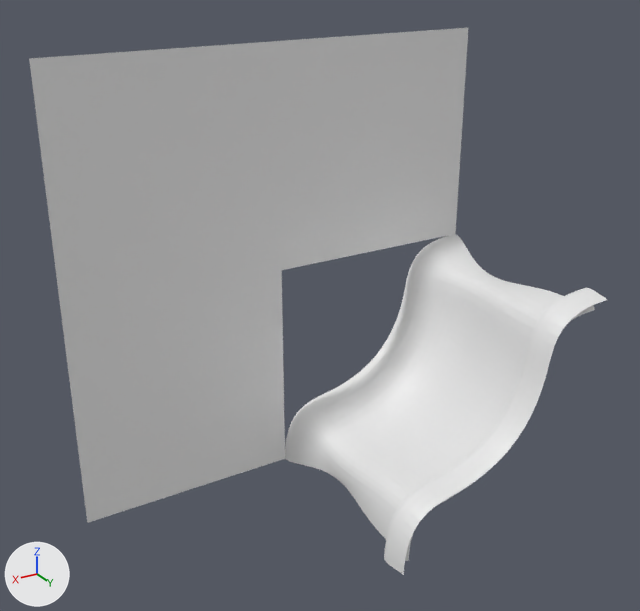
An edit to the OBJ model data/bmc/bmc_tiles/t_241.obj, drawn before and after from the same camera.
The view is the same before and after, from a camera (50 mm lens) standing at (0.892, 1.654, 0.718) and looking at (0.035, 0.227, 0.005). Lighting does not change. The marker at lower left points along +X, +Y and +Z. Where no turn or scale is listed for an object, it has been applied to the vertices.

In view in the first picture: 't_241'.
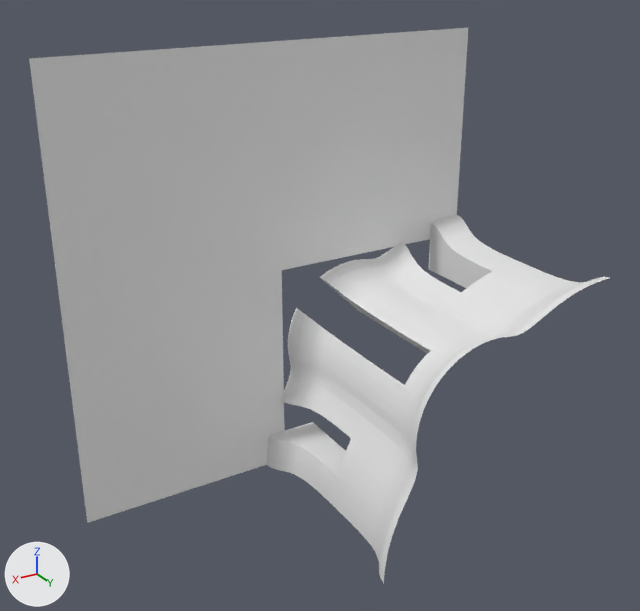
Diff of the bpy script that builds the scene:
```diff
--- a/data/bmc/bmc_tiles/t_241.obj.py
+++ b/data/bmc/bmc_tiles/t_241.obj.py
@@ me_t_241 @@
 # used by ob_t_241; location = (0.0, 0.0, 0.0)
-me_t_241.from_pydata(...)  # 2748 vertices, 5296 faces; spans x -0.5..0.5, y 0.0..0.5, z -0.5..0.5
+me_t_241.from_pydata(...)  # 923 vertices, 1683 faces; spans x -0.5..0.5, y 0.0..0.5, z -0.5..0.5
+# me_t_241 part 1: a new loose piece of 915 vertices spanning x -0.5..0.051, y 0.0..0.5, z -0.5..0.051
+# me_t_241 part 2: 2740 vertices removed from x -0.5..0.008, y 0.0..0.5, z -0.5..0.008
```

Location of each change, [x1, y1, x2, y2] in pixels of the pictures (640 x 611 px):
't_241', reshaped
    before: [29, 28, 607, 575]
    after: [29, 28, 609, 583]
part 1 of me_t_241, added
    after: [267, 214, 609, 583]
part 2 of me_t_241, deleted
    before: [285, 234, 607, 575]
